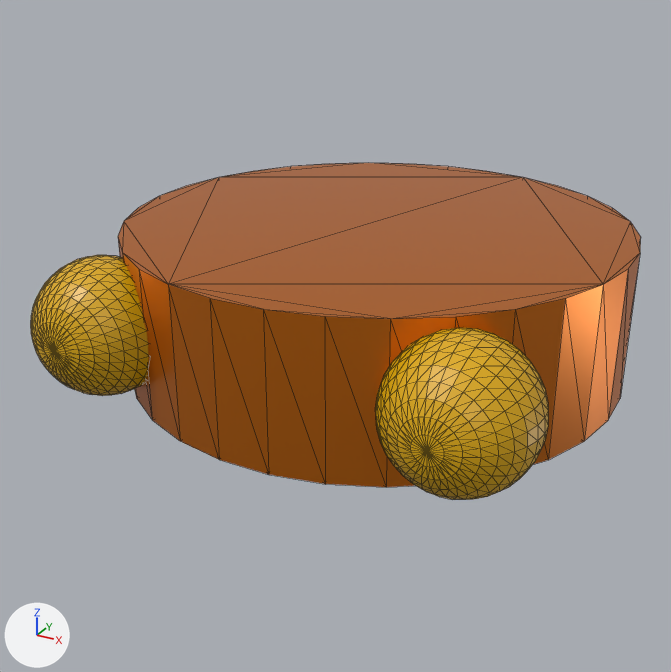
An edit to the glTF model res/models/horloge.glb, drawn before and after from the same camera.
Before and after are seen from a camera (50 mm lens) standing at (1.57, -3.19, 1.35) and looking at (-0.06, -0.22, -0.13). The lights are fixed; the arrows at lower left show +X, +Y and +Z. The first picture is the older version. Mesh edges are drawn as thin lines. Vertices at exactly the same position are counted once.
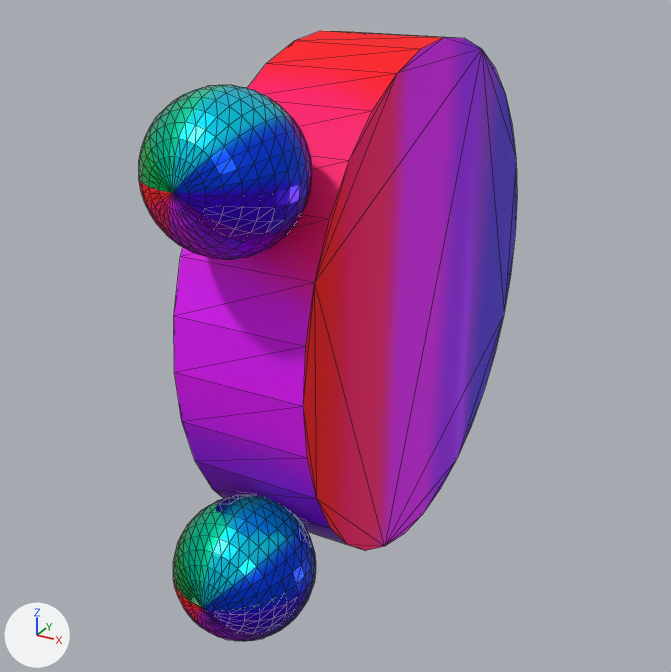
Commit message: upgraded horloge model

What differs and where, as boxes [x1, y1, x2, y2] in the pictures (671 x 672 px; the box of a moved part takes in the faces that stretch with it):
```json
{"object": "Sphere", "change": "reshaped, moved, rescaled, recoloured", "before": [31, 163, 640, 500], "after": [139, 31, 517, 641], "on screen": "38% narrower, 81% taller"}
{"part": 1, "of": "me_sphere", "change": "moved or reshaped", "before": [31, 255, 149, 396], "after": [139, 85, 312, 259]}
{"part": 2, "of": "me_sphere", "change": "added", "after": [174, 31, 517, 550]}
{"part": 3, "of": "me_sphere", "change": "moved or reshaped", "before": [375, 328, 548, 500], "after": [173, 495, 316, 641]}
{"part": 4, "of": "me_sphere", "change": "deleted", "before": [118, 163, 640, 487], "on screen": "brown"}
```

Edits to the scene script, one JSON object a line:
```json
{"op": "add", "block": "img_basecolor", "code": ["img_basecolor = load_image('basecolor', '_unpacked/basecolor', 1024, 1024, 'sRGB')"]}
{"op": "add", "block": "img_pbrmetallicroughness", "code": ["img_pbrmetallicroughness = load_image('pbrMetallicRoughness', '_unpacked/pbrMetallicRoughness', 1024, 1024, 'Non-Color')"]}
{"op": "add", "block": "mat_material_001", "code": ["mat_material_001 = bpy.data.materials.new('Material.001')", "# uses the picture img_basecolor", "# uses the picture img_pbrmetallicroughness"]}
{"block": "me_sphere", "where": "# used by ob_sphere; location = (-0.706, -0.836, 0.016); scale = (-0.259, -0.259, -0.259)"}
{"op": "remove", "block": "me_sphere", "code": "me_sphere.from_pydata(...)  # 1060 vertices, 2108 faces; spans x -6.58..1.12, y -7.09..1.0, z -1.07..1.2"}
{"op": "remove", "block": "me_sphere", "code": "me_sphere.materials.append(mat_material_004)"}
{"op": "remove", "block": "me_sphere", "code": "me_sphere.materials.append(mat_material_003)"}
{"op": "add", "block": "me_sphere", "code": "me_sphere.from_pydata(...)  # 1028 vertices, 2044 faces; spans x -1.0..1.0, y -1.0..8.0, z -6.8..1.2"}
{"block": "me_sphere", "change": "me_sphere part 1: the loose piece of 482 vertices spanning x -1.04..0.96, y -1.0..1.0, z -1.0..1.0 is moved by (0.04, 0.0, 0.0), in mat_material_001"}
{"block": "me_sphere", "change": "me_sphere part 2: a new loose piece, a 32-sided cylinder along x spanning x -1.0..1.0, y 0.0..8.0, z -6.8..1.2, in mat_material_001"}
{"block": "me_sphere", "change": "me_sphere part 3: the loose piece of 482 vertices spanning x -6.46..-4.46, y -1.0..1.0, z -1.0..1.0 is moved by (5.46, 0.0, -5.6), in mat_material_001"}
{"block": "me_sphere", "change": "me_sphere part 4: the loose piece of 96 vertices spanning x -6.58..1.12, y -7.09..0.62, z -1.07..1.2 is deleted"}
{"op": "add", "block": "me_sphere", "code": "me_sphere.materials.append(mat_material_001)"}
{"op": "set", "path": "ob_sphere.location", "old": "(-0.706, -0.836, 0.016)", "new": "(0.0, -1.0, 0.7)"}
{"op": "set", "path": "ob_sphere.scale", "old": "(-0.259, -0.259, -0.259)", "new": "(0.25, 0.25, 0.25)"}
```
